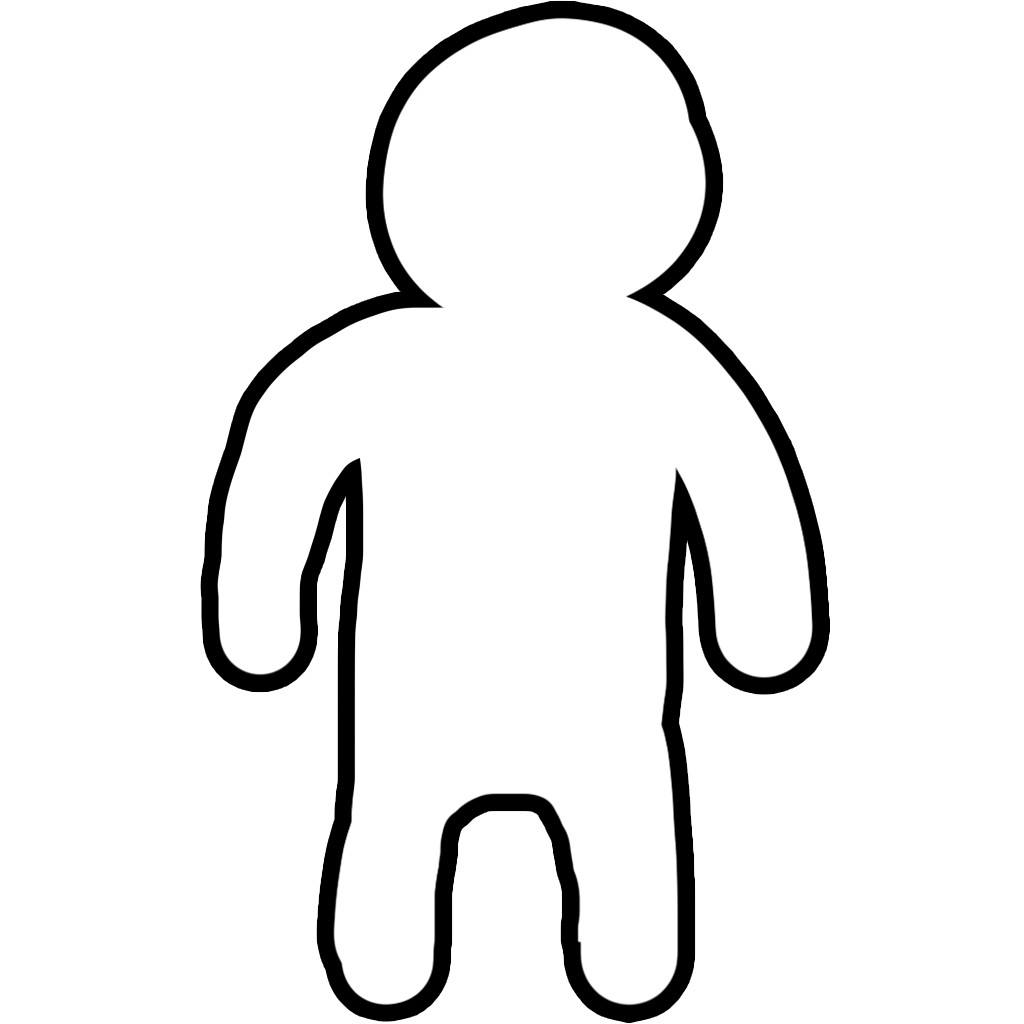
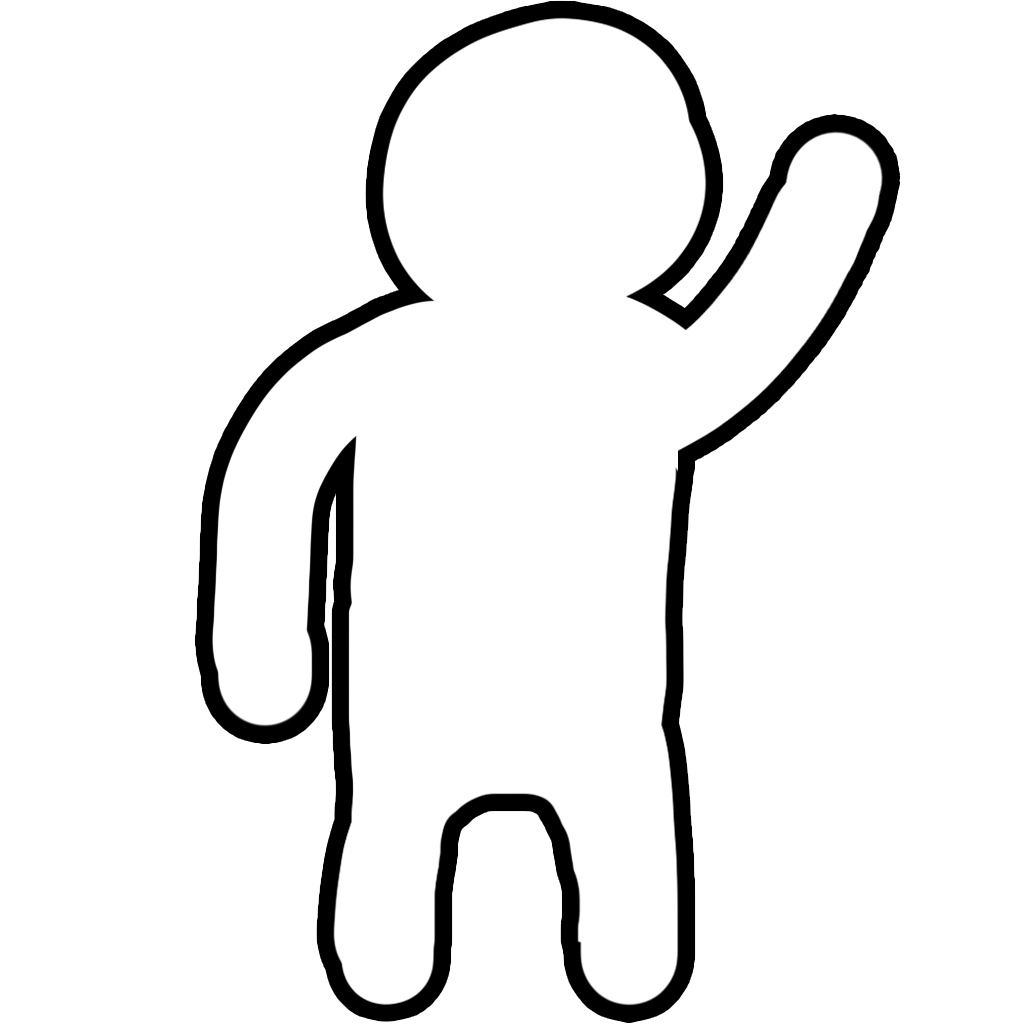
Revision of a layered 1024 × 1024 image; what changed, layer by layer:
added group "V1" with 10 layers above "V2" over [194, 114, 901, 801]
added group "Dance1" with 1 layers in group "V1" over [211, 114, 884, 801]
added layer "Layer 1" (3rd of 5, in "V1" › "Dance1") in group "Dance1" over [211, 114, 884, 801]
moved "Layer 1" (5th of 5, in "V1" › "Idle") into group "Idle", painted on it over [211, 118, 815, 801]
